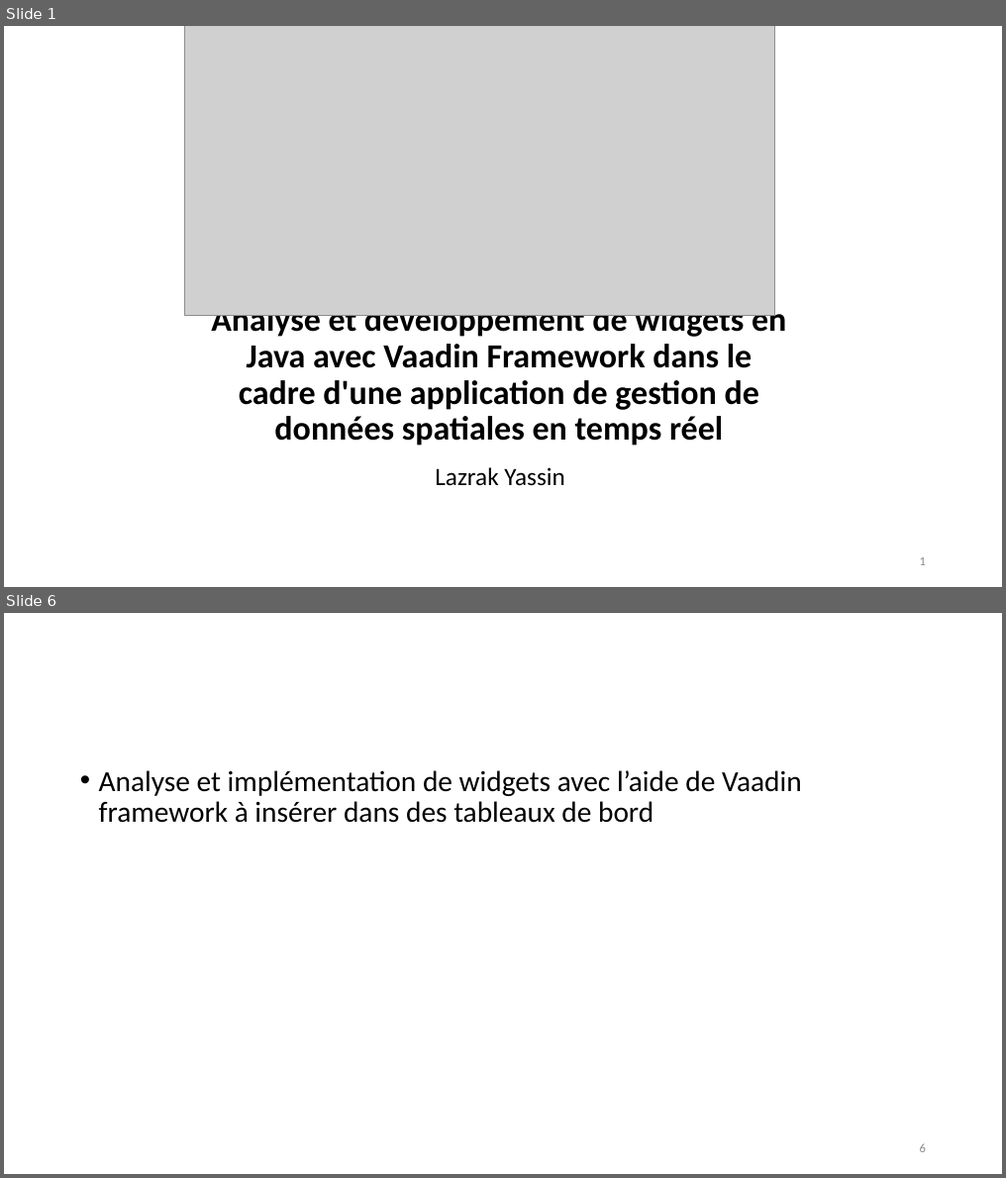
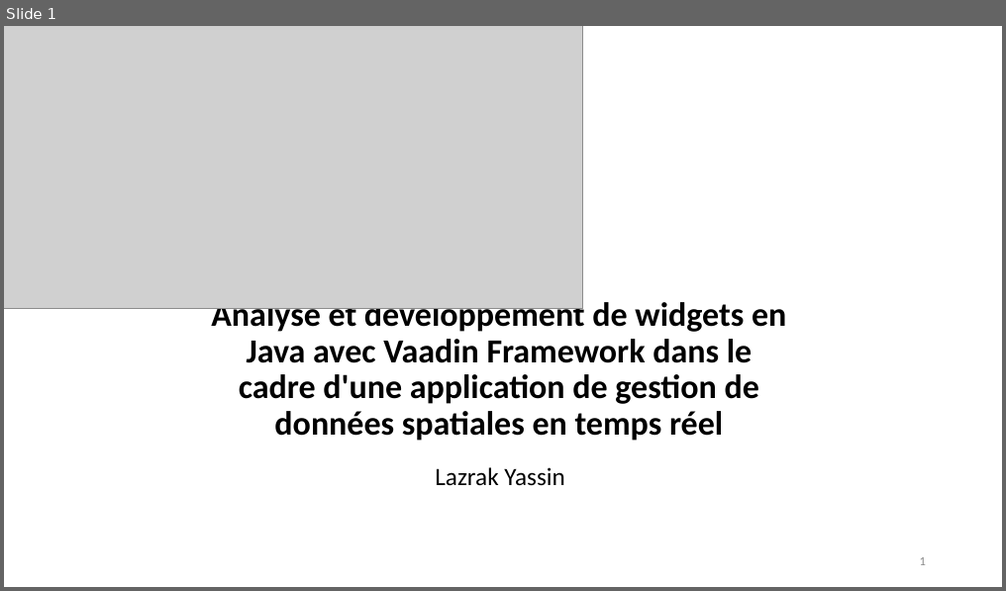
Before and after one commit to etu26048/TFE, a slide deck: DéfenseOrale.pptx. Shown one above the other, each under a label of ours: slides 1 and 6 before the commit, slide 1 after it; the slides between them are not shown. The pictures are 1006x1178 and 1006x591 pixels, drawn with LibreOffice and Linux fonts; fonts in the diff are those of the drawing; grey boxes stand for pictures; background and template pictures are left out. Boxes give left, top, right and bottom in pixels: in the first picture for what was removed or moved away, otherwise in the second. Text is boxed around its words. In the diff, an @@ line names an element or a change of style, - is before the commit and + after.

```diff
--- a/DéfenseOrale.pptx
+++ b/DéfenseOrale.pptx
@@ slide 6 removed at (x1=4, y1=613, x2=1002, y2=1174), background #FFFFFF @@
@@ text removed at (x1=99, y1=770, x2=802, y2=823) @@
-• Analyse et implémentation de widgets avec l’aide de Vaadin framework à insérer dans des tableaux de bord
@@ page number removed at (x1=920, y1=1144, x2=926, y2=1153) @@
-6
@@ slide 1 changed as well @@
@@ picture resized from (x1=185, y1=26, x2=774, y2=316) to (x1=4, y1=26, x2=583, y2=309) @@
@@ title "Analyse et développement de widgets ..." moved from (x1=211, y1=303, x2=786, y2=446) to (x1=211, y1=298, x2=786, y2=441) @@
```
Also in this commit, not shown: 3 other slides changed, 23 slides added, 4 other slides removed.
